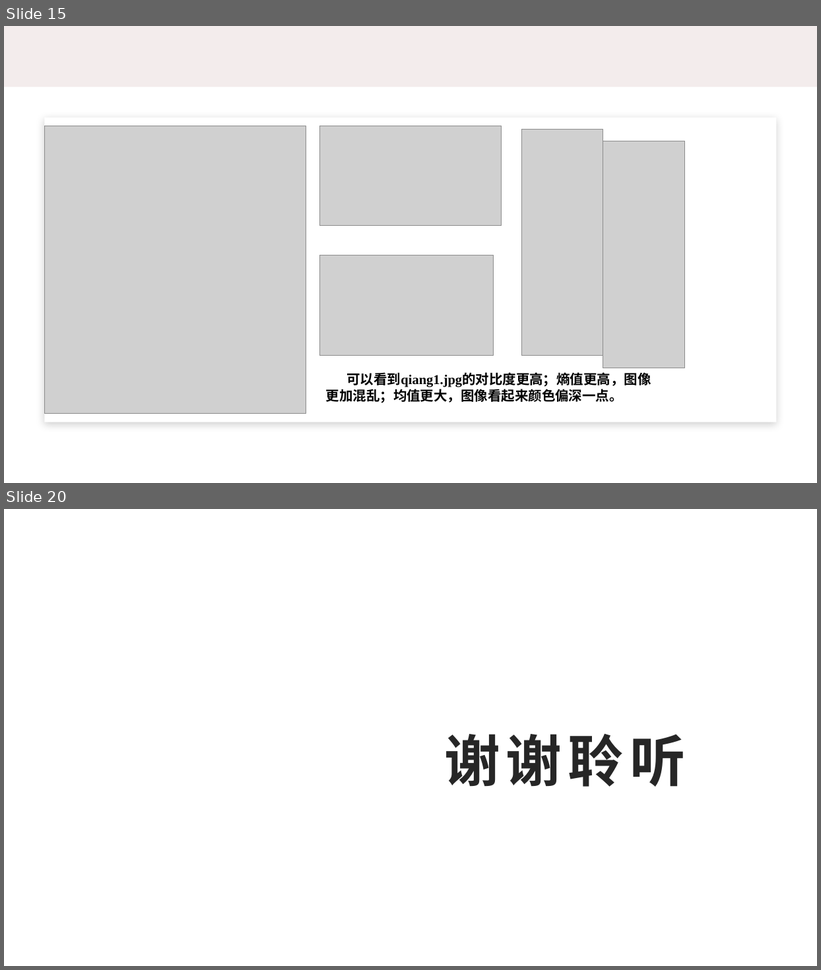
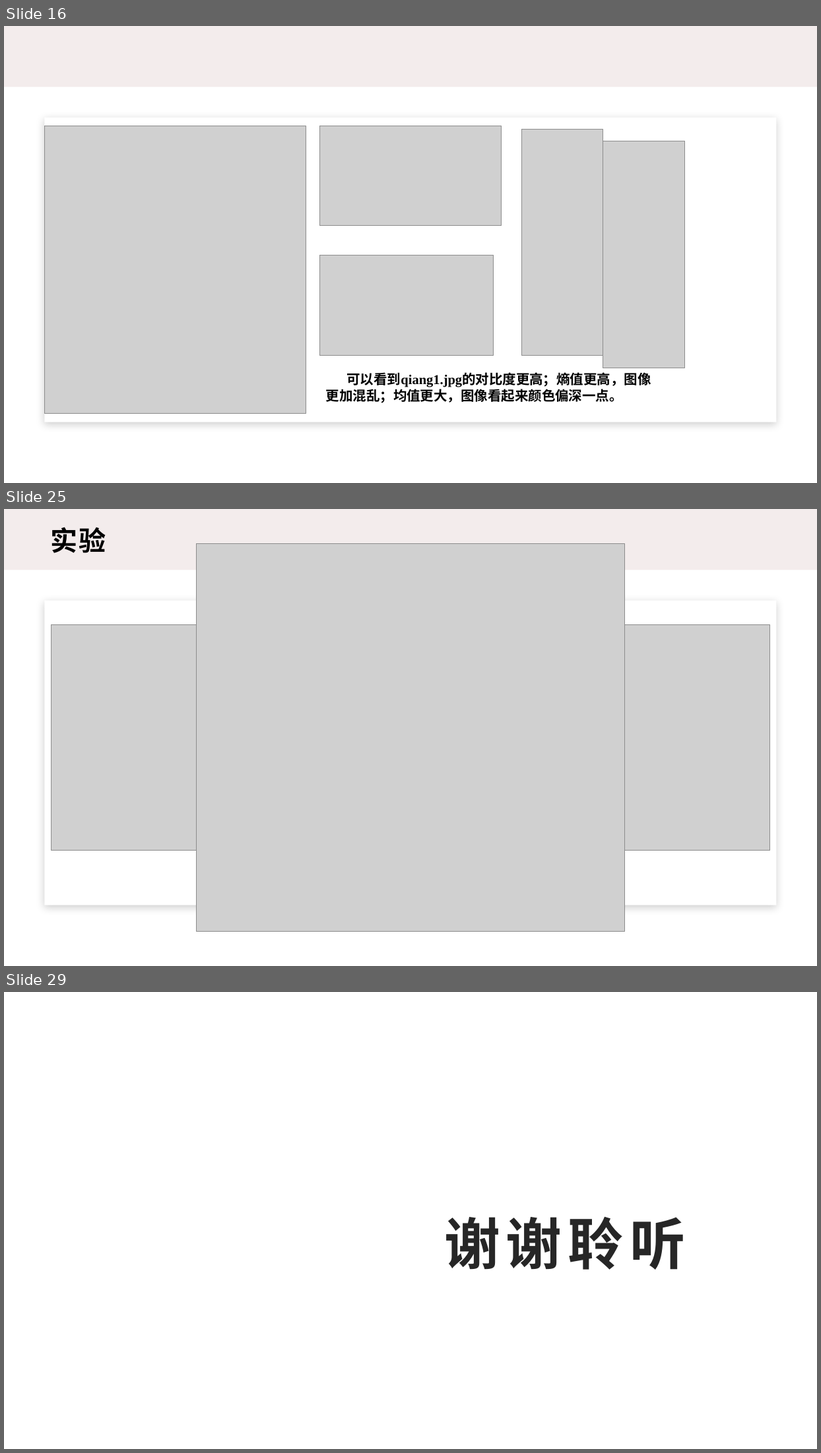
Before and after one commit to Jacky-007/master, a slide deck: 10185102144-董辰尧-09/10185102144-董辰尧-ppt.pptx. Shown one above the other, each under a label of ours: slides 15 and 20 before the commit, slides 16, 25 and 29 after it; the slides between them are not shown. The pictures are 821x970 and 821x1453 pixels, drawn with LibreOffice and Linux fonts; fonts in the diff are those of the drawing; grey boxes stand for pictures; background and template pictures are left out. Boxes give left, top, right and bottom in pixels: in the first picture for what was removed or moved away, otherwise in the second. Text is boxed around its words. In the diff, an @@ line names an element or a change of style, - is before the commit and + after.

```diff
--- a/10185102144-董辰尧-09/10185102144-董辰尧-ppt.pptx
+++ b/10185102144-董辰尧-09/10185102144-董辰尧-ppt.pptx
@@ slide 25 added at bbox=[4, 509, 817, 966], background #FFFFFF @@
@@ rectangle added at bbox=[4, 509, 817, 570], fill #F3ECEC @@
@@ text added at bbox=[51, 527, 106, 553], 32 pt, text #000000, bold @@
+实验
@@ picture added at bbox=[196, 544, 625, 931] @@
@@ rectangle added at bbox=[45, 601, 777, 906], fill #FFFFFF @@
@@ picture added at bbox=[51, 625, 770, 851] @@
@@ what was slide 15 is now slide 16 @@
@@ what was slide 20 is now slide 29 @@
```
Also in this commit, not shown: 3 slides changed, 10 other slides added, 2 slides removed.
